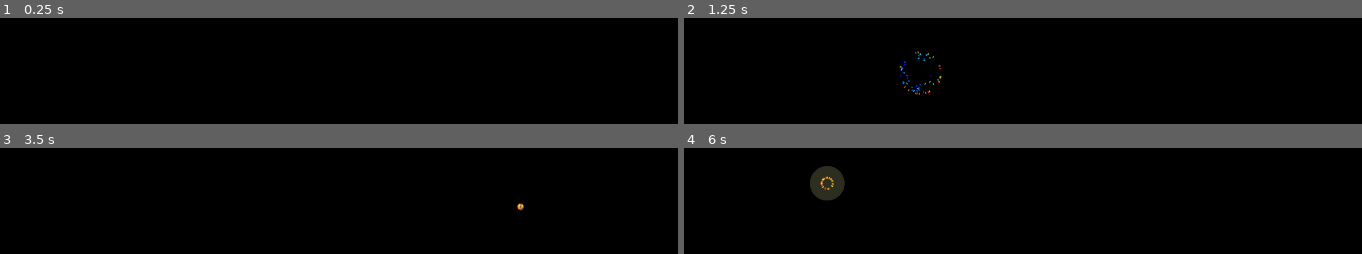
Above: before the commit, frames 1-4 (two rows, left to right).
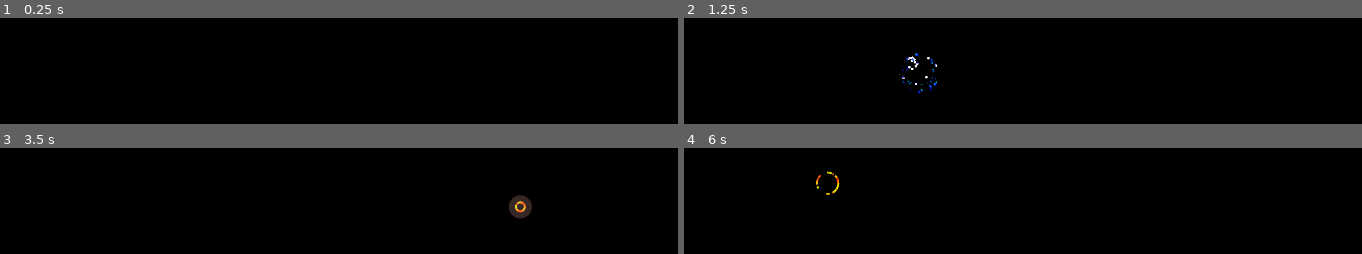
Above: after the commit, the same moments.

Repository: SomegitMissing/EmmaPaitings
Game: Godot game, scene res://canvas.tscn
Same seed, same stepped clock (60 frames per second), same inputs: the game is played once before the commit and once after it. The project has no main scene, so this scene is started directly.
Inputs:
- Up to frame 1 (0.25 s): no input
- Up to frame 2 (1.25 s): tap Enter at 0.5 s
- Up to frame 3 (3.5 s): tap Space at 1.25, 2.75 s; tap Enter at 2 s
- Up to frame 4 (6 s): tap Enter at 4.25 s

Frame 1 is identical in both runs. In frame 2, 0.6% of the frame differs, in the area x 31-39%, y 31-73%; in frame 3, 0.6%; in frame 4, 1.3%, in the area x 18-24%, y 16-50%.

Commit message:
✨Adding audio

Diff:
--- a/canvas.gd
+++ b/canvas.gd
@@ -2,17 +2,27 @@
 extends Node2D
 
 static var frame_count: int;
+static var delta: float;
+
+static var exp_audio: AudioStreamMP3;
+static var exp_mini_audio: AudioStreamMP3;
 
 @export var margin: float = 100;
+@export var audio: AudioStreamMP3;
+@export var _exp_audio: AudioStreamMP3;
+@export var _exp_mini_audio: AudioStreamMP3;
 
 func _ready() -> void:
 	RenderingServer.viewport_set_clear_mode(
 		get_viewport().get_viewport_rid(),
 		RenderingServer.VIEWPORT_CLEAR_ONLY_NEXT_FRAME
 	);
+	exp_audio = _exp_audio;
+	exp_mini_audio = _exp_mini_audio;
 
 func _process(_delta: float) -> void:
 	frame_count = Engine.get_process_frames();
+	delta = _delta;
 	queue_redraw()
 
 func fill(color: Color):
@@ -24,16 +34,8 @@
 	), color);
 
 func _draw() -> void:
-	fill(Color.from_rgba8(0, 0, 0, 10));
+	fill(Color(0, 0, 0, P5Noise.noise(frame_count * 0.1) * 0.1));
 	var viewport_size := get_viewport_rect().size / 2;
-
-	draw_circle(
-		Vector2.ZERO,
-	 	((cos(frame_count * 0.1) + 1)/2) * viewport_size.length(),
-		Color.BLACK,
-		false,
-		4,
-	);
 
 	var rand_pos := Vector2(
 		randf_range(-viewport_size.x + margin, viewport_size.x - margin),
@@ -45,12 +47,23 @@
 		traject.position = rand_pos;
 		traject.direction = deg_to_rad(270);
 		traject.ttl = randf_range(0.5, 1);
+		traject.near = 1 + randf_range(-2, 1) * 0.5;
 
 		add_child(traject);
 
+		var sound = AudioStreamPlayer.new();
+		sound.stream = audio;
+		sound.volume_db = randf_range(-10, -5);
+		sound.pitch_scale = randf_range(1, 1.5);
+
+		traject.add_child(sound);
+		traject.sound = sound;
+
+		sound.play(traject.ttl);
+
 	var child_count := get_child_count();
 	for child_i in child_count:
-		var node: Node2D = get_child(child_i);
+		var node := get_child(child_i);
 		if not node is Trajectory:
 			continue;
 
--- a/canvas.tscn
+++ b/canvas.tscn
@@ -1,7 +1,10 @@
-[gd_scene load_steps=4 format=3 uid="uid://b7ammashdn5c0"]
+[gd_scene load_steps=7 format=3 uid="uid://b7ammashdn5c0"]
 
 [ext_resource type="Script" uid="uid://c47cwkn5p8k64" path="res://canvas.gd" id="1_pfdkn"]
 [ext_resource type="Shader" uid="uid://bfilmdajv57ml" path="res://blur.gdshader" id="2_pfdkn"]
+[ext_resource type="AudioStream" uid="uid://c7cspd0rrnbg1" path="res://Firework Zero Gen.mp3" id="3_15w7l"]
+[ext_resource type="AudioStream" uid="uid://bwg1t6pf71bc1" path="res://Explosion.mp3" id="3_rjejc"]
+[ext_resource type="AudioStream" uid="uid://b3j5xbxukswpi" path="res://Mini Explosion.mp3" id="4_uoc13"]
 
 [sub_resource type="ShaderMaterial" id="ShaderMaterial_15w7l"]
 shader = ExtResource("2_pfdkn")
@@ -18,6 +21,9 @@
 [node name="Canvas" type="Node2D" parent="."]
 position = Vector2(960, 540)
 script = ExtResource("1_pfdkn")
+audio = ExtResource("3_15w7l")
+_exp_audio = ExtResource("3_rjejc")
+_exp_mini_audio = ExtResource("4_uoc13")
 
 [node name="ColorRect" type="ColorRect" parent="."]
 material = SubResource("ShaderMaterial_15w7l")
--- /dev/null
+++ b/explosion_player.gd
@@ -0,0 +1,6 @@
+class_name ExplosionPlayer
+extends AudioStreamPlayer
+
+func _ready() -> void:
+	await finished;
+	queue_free();
--- a/p5_noise.gd
+++ b/p5_noise.gd
@@ -16,9 +16,8 @@
 
 static func noise(x: float, y: float = 0, z: float = 0) -> float:
 	if perlin.size() == 0:
-		perlin = [];
-		perlin.resize(PERLIN_SIZE);
-		for i in PERLIN_SIZE:
+		perlin.resize(PERLIN_SIZE + 1);
+		for i in PERLIN_SIZE + 1:
 			perlin[i] = randf();
 
 	x = abs(x);
--- a/project.godot
+++ b/project.godot
@@ -27,7 +27,7 @@
 
 [editor]
 
-movie_writer/movie_file="/home/smartinez/Documents/elvinpaintings/movie.avi"
+movie_writer/movie_file="/home/smartinez/Documents/GitHub/EmmaPaitings/movie.avi"
 
 [rendering]
 
--- a/trajectory.gd
+++ b/trajectory.gd
@@ -6,11 +6,14 @@
 var step_magnitude: float = 3;
 var line_color: Color = Color.WHITE;
 var generation: int = 0;
+var near: float = 1;
 
 var parent: Node2D;
 
 var ttl: float;
 var timer: Timer;
+
+var sound: AudioStreamPlayer;
 
 const particle_amount := [30, 5];
 
@@ -20,14 +23,12 @@
 
 	timer = Timer.new();
 	timer.autostart = false;
-	timer.wait_time = ttl;
 
 	timer.one_shot = true;
 
 	add_child(timer);
 
 	timer.start(ttl);
-
 
 func average_color(target: Trajectory, percentage: float) -> void:
 	line_color = line_color.lerp(target.line_color, percentage);
@@ -40,20 +41,41 @@
 		position,
 		delta_pos,
 		line_color,
-		1,
+		(timer.time_left * 10 * (generation + 1)) * near,
 		true
 	);
 
+	if sound != null:
+		sound.pitch_scale = lerp(sound.pitch_scale, 0.00001, Canvas.delta * 0.5);
+		#sound.volume_db = timer.time_left;
+
 	if timer.time_left <= 0:
+		var explo := ExplosionPlayer.new();
+
 		if generation == 0:
 			var onda := Onda.new();
 			onda.position = position;
-			onda.max_radius = 100.0;
+			onda.max_radius = 100.0 * near;
 			parent.add_child(onda);
+
+			explo.stream = Canvas.exp_audio;
+			explo.pitch_scale = randf_range(0.75, 1);
+		else:
+			explo.stream = Canvas.exp_mini_audio;
+			explo.volume_db = -15;
+			explo.pitch_scale = randf_range(0.75, 1.5);
+
+		parent.add_child(explo);
+		explo.play();
 
 		queue_free();
 
 		if generation > 1:
+			parent.draw_circle(
+				position,
+				3,
+				Color.WHITE,
+			);
 			return;
 
 		for _i in particle_amount[generation]:
@@ -61,7 +83,7 @@
 			traject.generation = generation + 1;
 
 			if generation == 0:
-				traject.ttl = randf_range(0.2, 0.4);
+				traject.ttl = randf_range(0.2, 0.4) * (near+0.1);
 				traject.line_color = Color.from_hsv(randf()*0.2, 1, 1);
 			elif generation == 1:
 				traject.ttl = randf_range(0.05, 0.1);
Not shown, added: Explosion.mp3.import
Not shown, added: Firework Zero Gen.mp3.import
Not shown, added: Mini Explosion.mp3.import
Not shown, added: explosion_player.gd.uid
Not shown, added: Explosion.mp3
Not shown, added: Firework Zero Gen.mp3
Not shown, added: Mini Explosion.mp3
